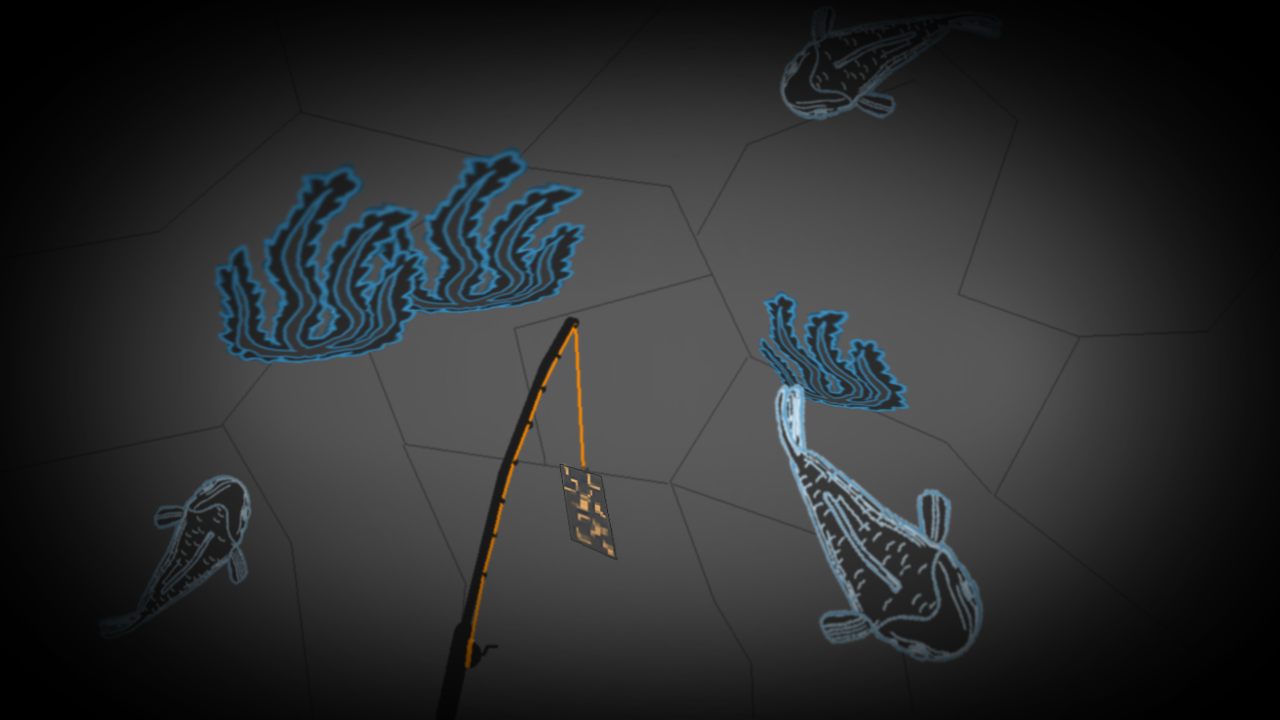
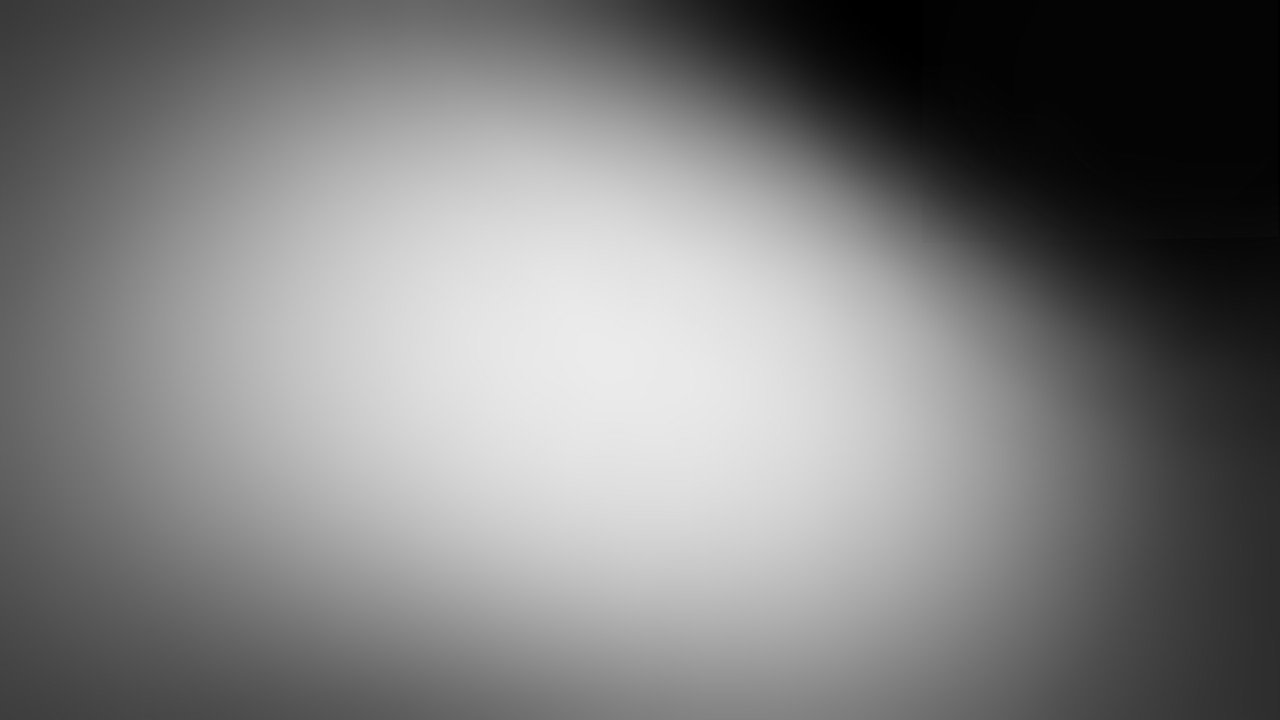
Revision of a layered (1280, 720) image; what changed, layer by layer:
removed layer "Clipboard" over bbox(0, 0, 1280, 720)
removed layer "angel" over bbox(294, 315, 591, 720)
removed layer "Pasted Layer #2" over bbox(557, 461, 620, 562)
removed layer "fisch.xcf" over bbox(97, 4, 1005, 665)
removed layer "Pasted Layer #1" over bbox(756, 289, 912, 413)
removed layer "Pasted Layer" over bbox(212, 159, 427, 365)
removed layer "Pasted Layer copy" over bbox(373, 144, 588, 316)
renamed "Background" to "Hintergrund", painted on it over bbox(0, 0, 1280, 720)
